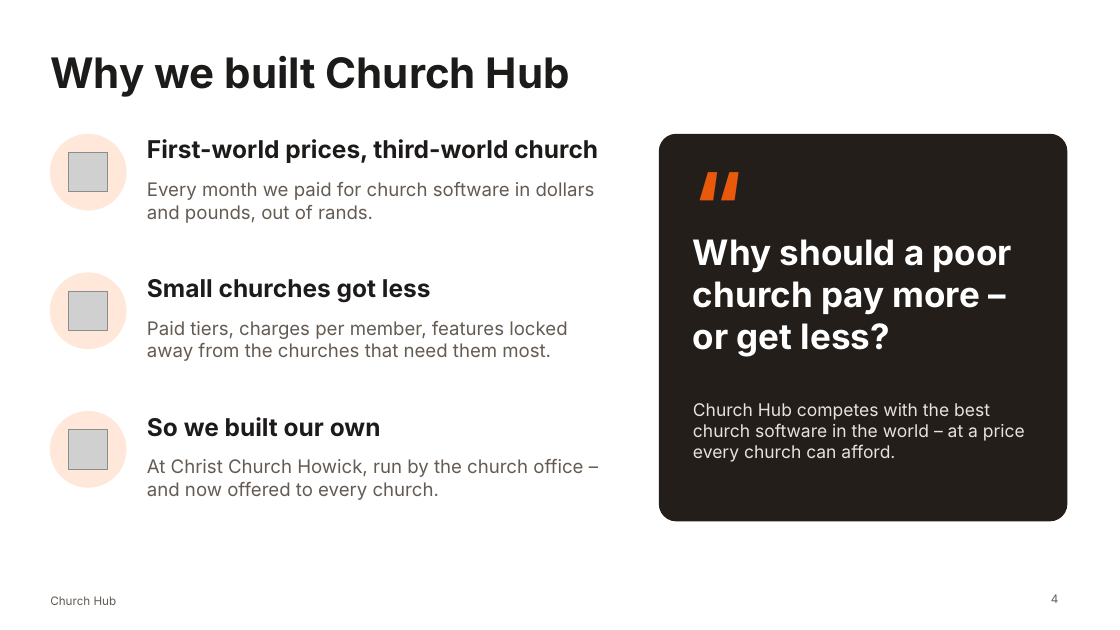
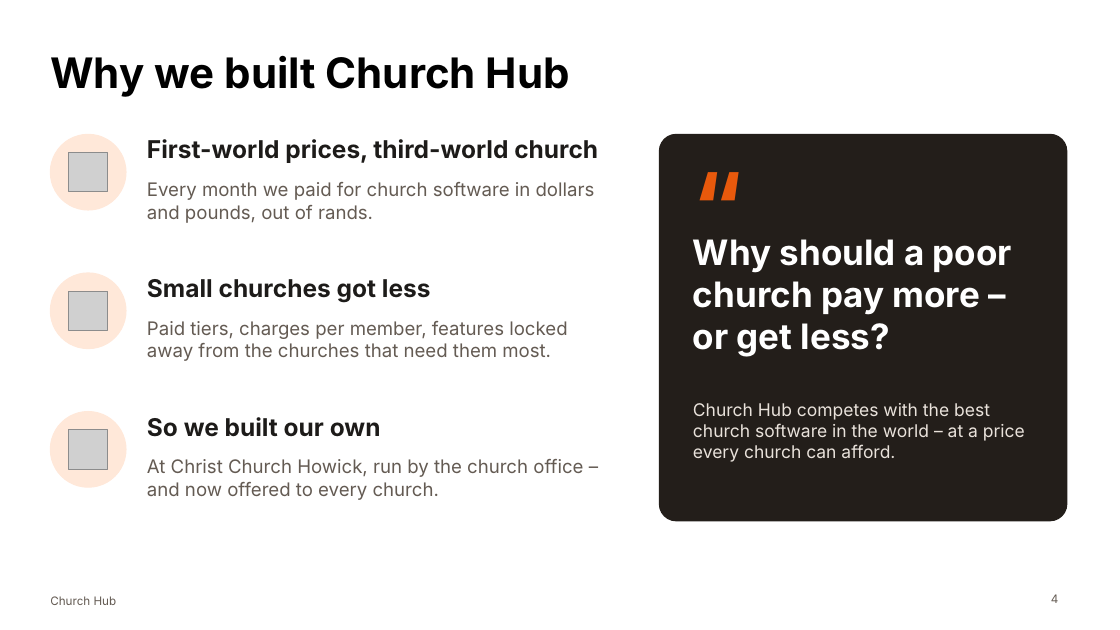
Before and after one commit to pian1966/church-hub, a slide deck: slide 4 of docs/presentation/church-hub-presentation.pptx. Drawn at 1120x630 pixels with LibreOffice and Linux fonts; fonts in the diff are those of the drawing; grey boxes stand for pictures. Boxes give left, top, right and bottom in pixels: in the first picture for what was removed or moved away, otherwise in the second. Text is boxed around its words. In the diff, an @@ line names an element or a change of style, - is before the commit and + after.

```diff
--- a/docs/presentation/church-hub-presentation.pptx
+++ b/docs/presentation/church-hub-presentation.pptx
@@ title "Why we built Church Hub" at <box>50,55,570,97</box>: text colour #1D1B19 to #000000 @@
```
Also in this commit, not shown: 14 other slides changed, 21 other files.
